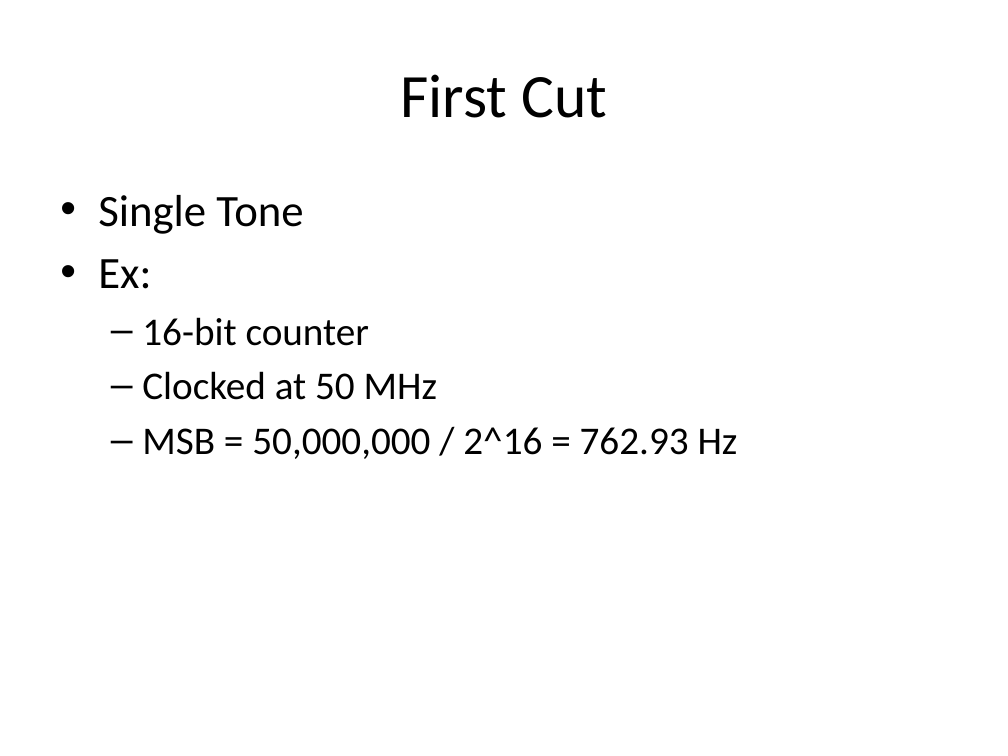
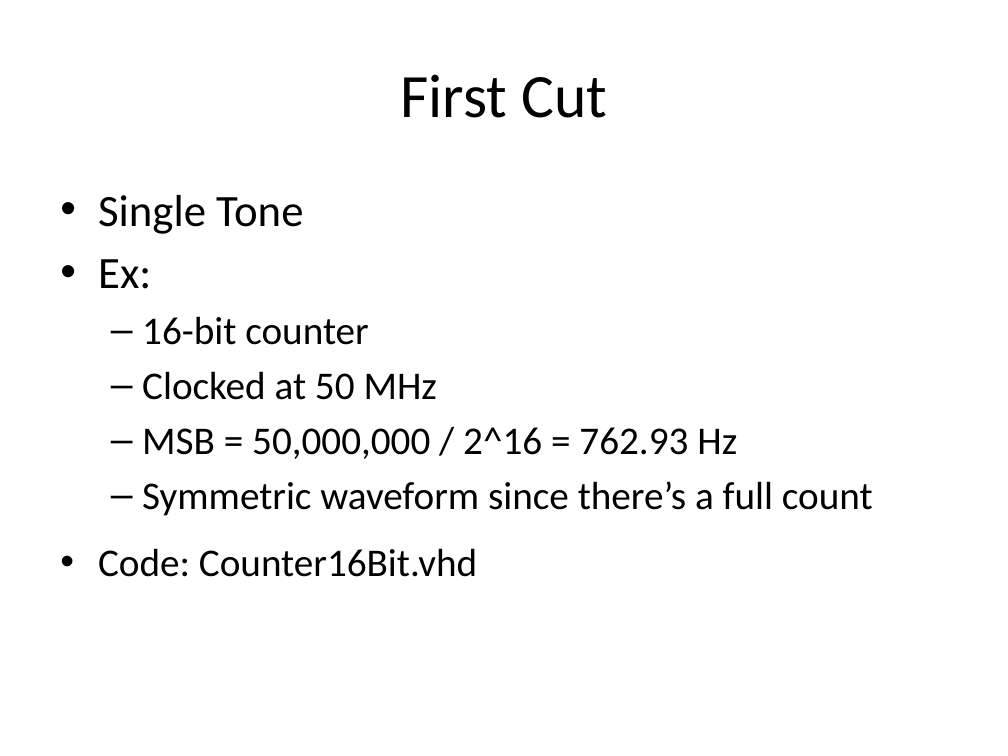
Before and after one commit to douggilliland/MultiComp, a slide deck: slide 2 of MultiComp (VHDL Template)/Components/SoundGen/Documentation/Sound Generator.pptx. Drawn at 1008x756 pixels with LibreOffice and Linux fonts; fonts in the diff are those of the drawing. Boxes give left, top, right and bottom in pixels: in the first picture for what was removed or moved away, otherwise in the second. Text is boxed around its words. In the diff, an @@ line names an element or a change of style, - is before the commit and + after.

```diff
--- a/MultiComp (VHDL Template)/Components/SoundGen/Documentation/Sound Generator.pptx
+++ b/MultiComp (VHDL Template)/Components/SoundGen/Documentation/Sound Generator.pptx
@@ text at [98, 481, 873, 577]: paragraphs added @@
+  – Symmetric waveform since there’s a full count
+• Code: Counter16Bit.vhd
```
Also in this commit, not shown: 20 other slides changed, 9 slides added, 39 other files.
